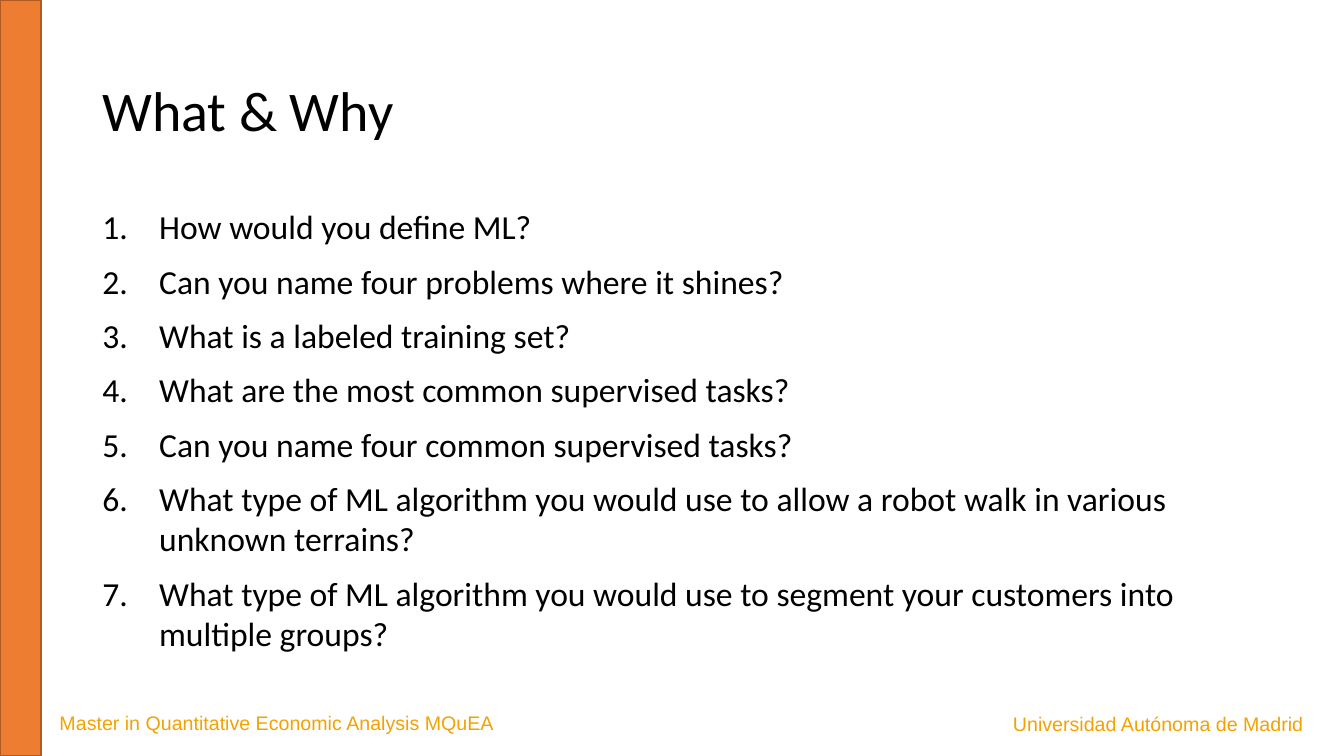
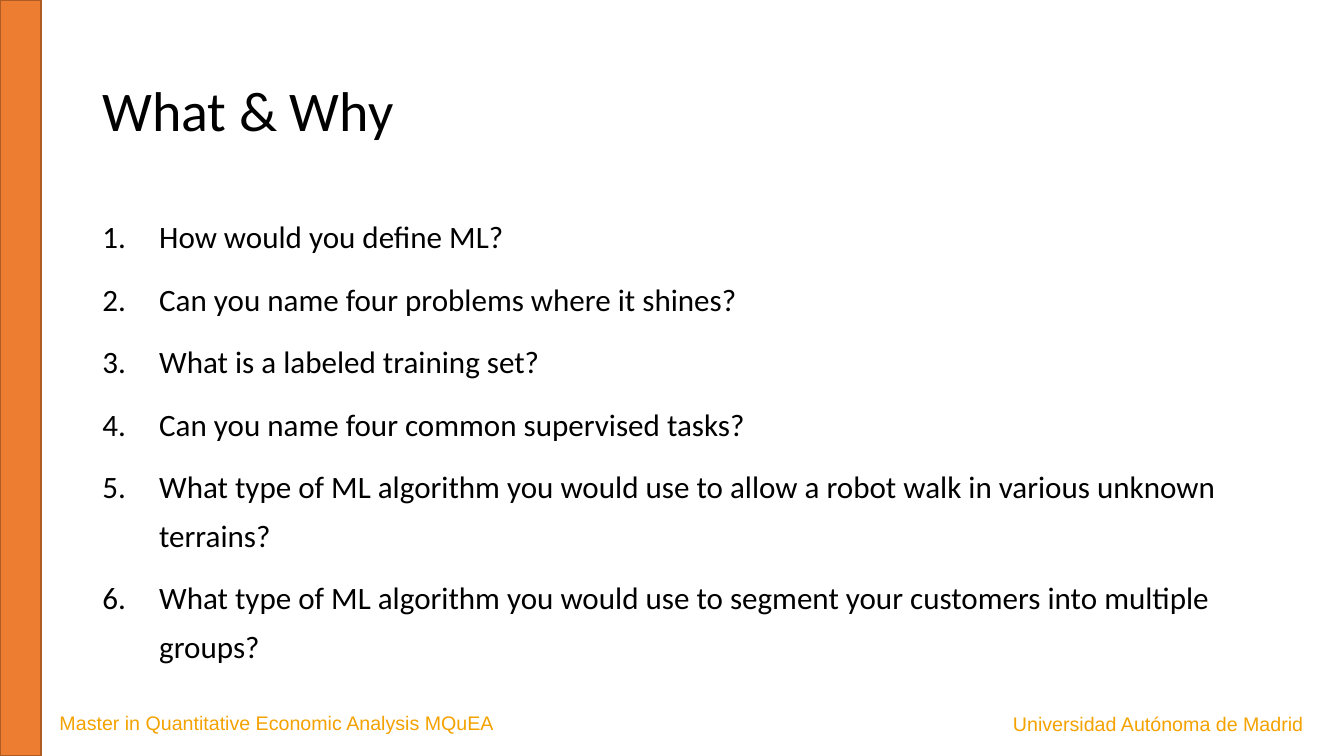
Before and after one commit to JavierBas/IMLEF-MQuEA, a slide deck: slide 3 of Course content/Slides/Topic 1 What is ML.pptx. Drawn at 1344x756 pixels with LibreOffice and Linux fonts; fonts in the diff are those of the drawing. Boxes give left, top, right and bottom in pixels: in the first picture for what was removed or moved away, otherwise in the second. Text is boxed around its words. In the diff, an @@ line names an element or a change of style, - is before the commit and + after.

```diff
--- a/Course content/Slides/Topic 1 What is ML.pptx
+++ b/Course content/Slides/Topic 1 What is ML.pptx
@@ text "How would you define ML?" at (x1=159, y1=226, x2=1215, y2=664): size 24 to 22.2 pt; line spacing 1 to 1.3 @@
@@ text at (x1=159, y1=378, x2=790, y2=408): paragraph removed @@
-4. What are the most common supervised tasks?
```
Also in this commit, not shown: 10 other slides changed, 1 other file.
